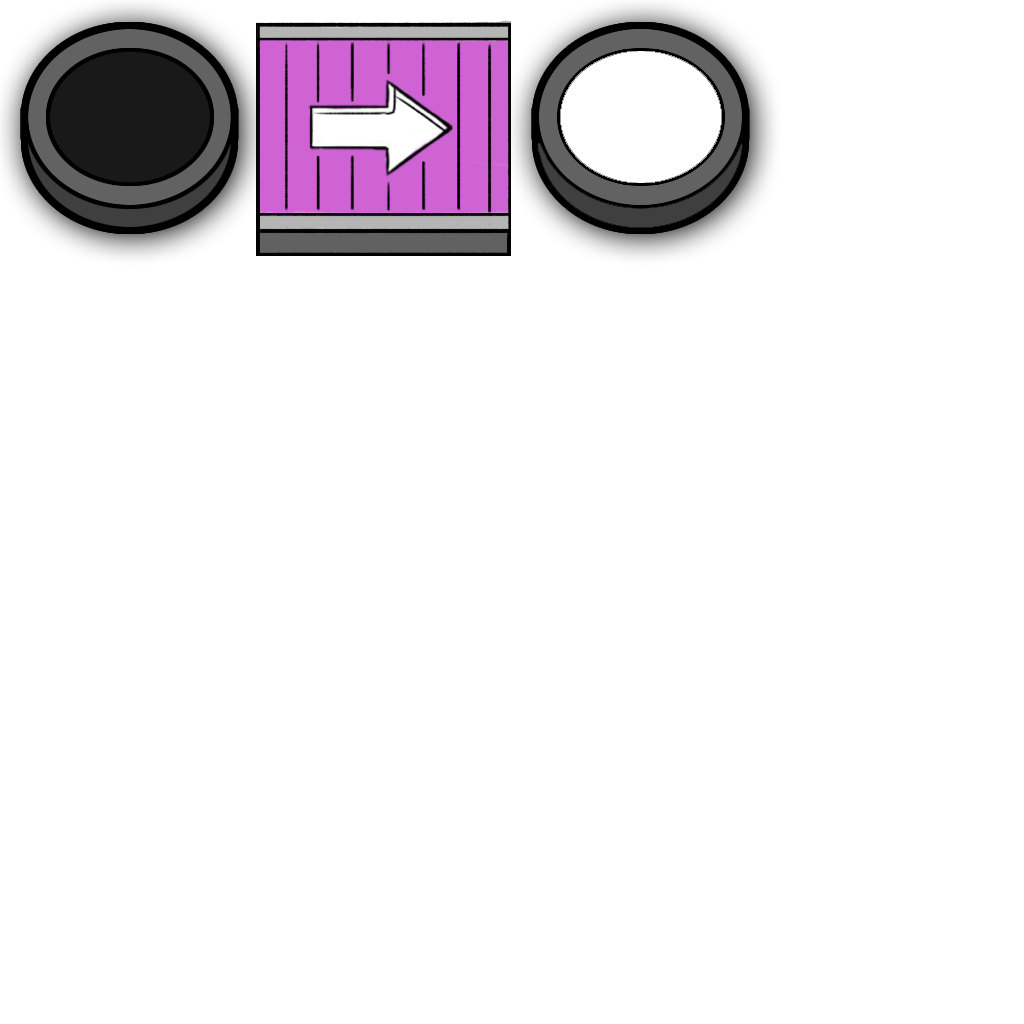
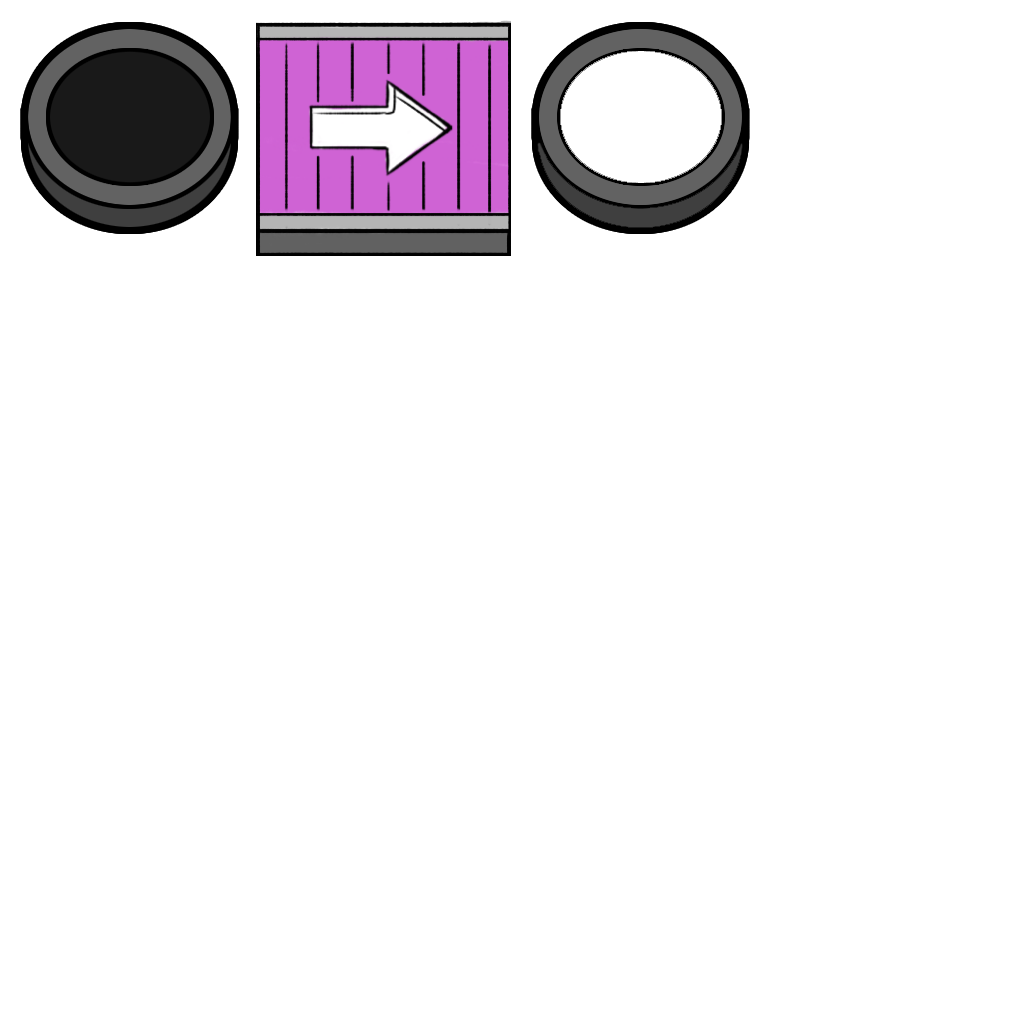
Comparing the layer stacks of the two 1024 x 1024 images. Changes:
pixels changed over [0, 0, 780, 264] (layer not identified)
